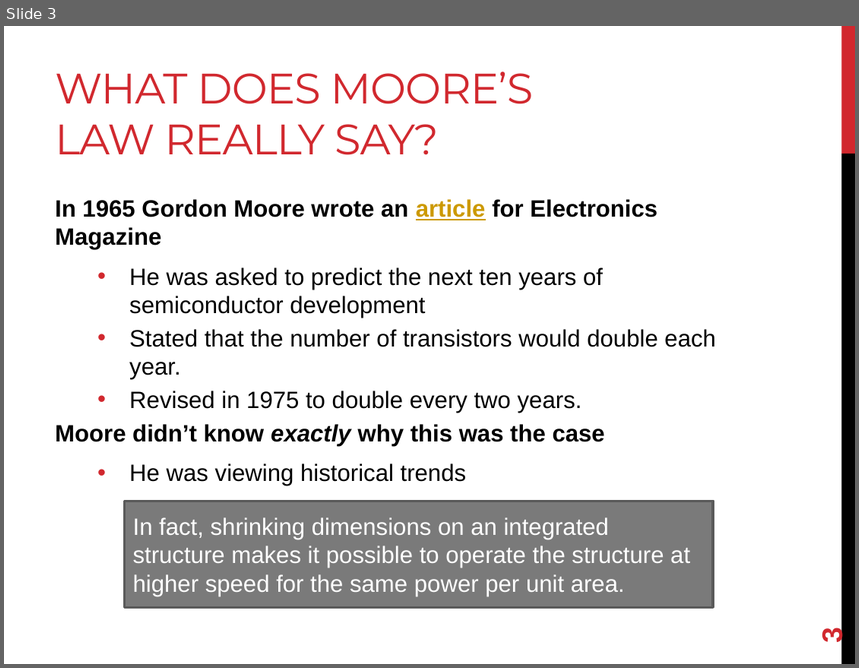
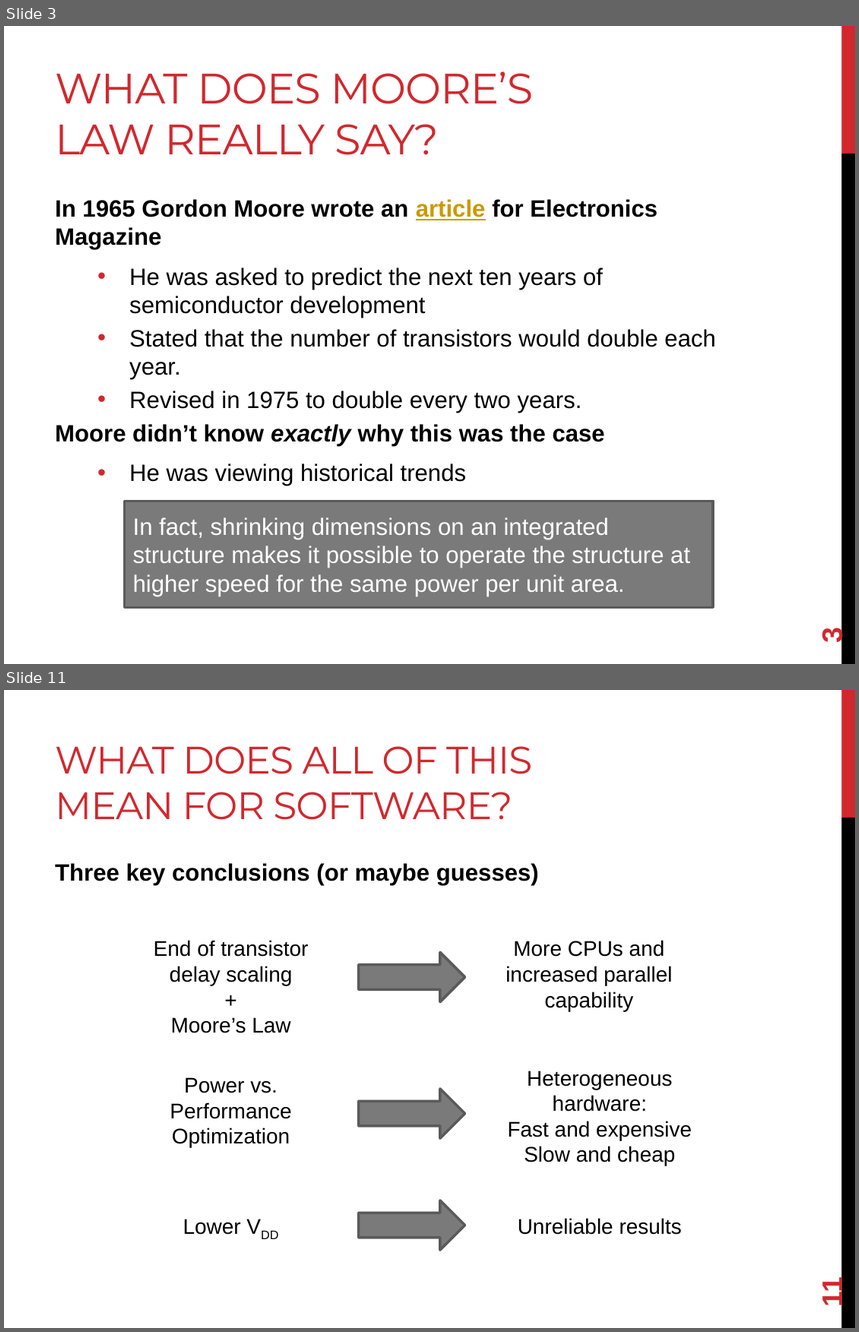
Before and after one commit to joshpeterson/DevelopingConcurrentSoftware, a slide deck: Lectures/Dennard Scaling/Dennard Scaling.pptx. Shown one above the other, each under a label of ours: slide 3 before the commit, slides 3 and 11 after it; the slides between them are not shown. The pictures are 859x668 and 859x1332 pixels, drawn with LibreOffice and Linux fonts; fonts in the diff are those of the drawing. Boxes give left, top, right and bottom in pixels: in the first picture for what was removed or moved away, otherwise in the second. Text is boxed around its words. In the diff, an @@ line names an element or a change of style, - is before the commit and + after.

Commit message:
Finish Dennard Scaling lecture.

```diff
--- a/Lectures/Dennard Scaling/Dennard Scaling.pptx
+++ b/Lectures/Dennard Scaling/Dennard Scaling.pptx
@@ slide 11 added at (x1=4, y1=690, x2=855, y2=1328), background #FFFFFF; not listed: 2 template elements that a slide beside it also shows @@
@@ title added at (x1=55, y1=746, x2=532, y2=820), 32.4 pt, text #D1282E @@
+WHAT DOES ALL OF THIS MEAN FOR SOFTWARE?
@@ text added at (x1=55, y1=863, x2=539, y2=885), 20 pt, text #000000, bold @@
+Three key conclusions (or maybe guesses)
@@ text added at (x1=154, y1=940, x2=308, y2=1034), 18 pt, text #000000 @@
+End of transistor delay scaling
++
+Moore’s Law
@@ text added at (x1=506, y1=940, x2=672, y2=1011), 18 pt, text #000000 @@
+More CPUs and increased parallel capability
@@ right arrow added at (x1=359, y1=952, x2=465, y2=1002), fill #7A7A7A, outline #5A5A5A 2.25 pt @@
@@ text added at (x1=508, y1=1071, x2=692, y2=1167), 18 pt, text #000000 @@
+Heterogeneous hardware:
+Fast and expensive
+Slow and cheap
@@ text added at (x1=170, y1=1078, x2=291, y2=1148), 18 pt, text #000000 @@
+Power vs. Performance Optimization
@@ right arrow added at (x1=359, y1=1089, x2=465, y2=1138), fill #7A7A7A, outline #5A5A5A 2.25 pt @@
@@ right arrow added at (x1=359, y1=1201, x2=465, y2=1250), fill #7A7A7A, outline #5A5A5A 2.25 pt @@
@@ text added at (x1=183, y1=1219, x2=241, y2=1235), 18 pt, text #000000 @@
+Lower VDD
@@ text added at (x1=518, y1=1218, x2=682, y2=1235), 18 pt, text #000000 @@
+Unreliable results
@@ page number added at (x1=816, y1=1280, x2=848, y2=1306), 24 pt, text #D1282E, bold @@
+11
```
Also in this commit, not shown: 2 slides changed, 5 other slides added.
